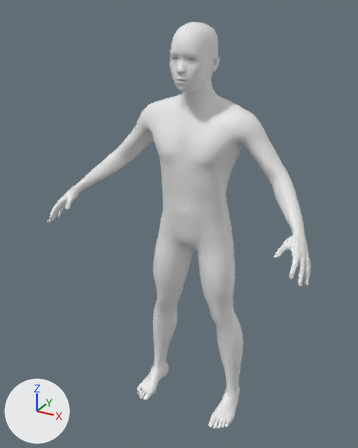
An edit to the glTF model public/surfer/male.glb, drawn before and after from the same camera.
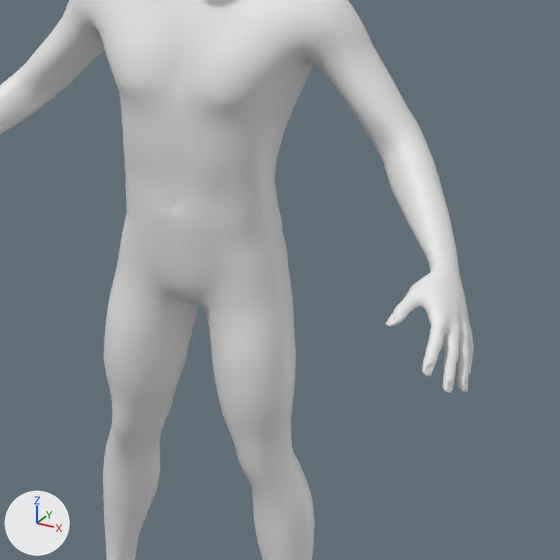
The first picture shows the older version from a camera (50 mm lens) standing at (0.907, -1.831, 1.834) and looking at (-0.039, -0.112, 0.974). The close-ups show the older and then the newer version on the part from 30% to 97% of the width and 26% to 80% of the height of that picture. Only the edits that show in the close-ups are written down. The axes (+X, +Y, +Z) are drawn at lower left. The lights are the same throughout. The close-ups show mesh edges as thin lines.

Names of what the first close-up shows: 'male_body'.
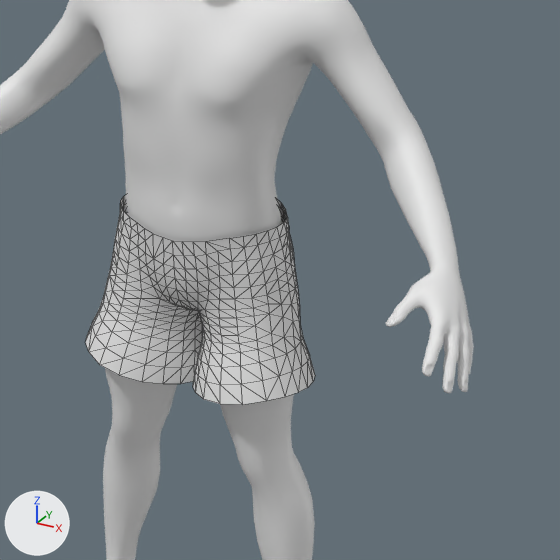
Changed parts and their boxes [x1, y1, x2, y2] in the close-ups (560 x 560 px):
'male_boardies', added
    after: [85, 195, 315, 405]

The change, as a list of edits to the scene's bpy script:
```text
Add mat_boardies:
    mat_boardies = principled_material('boardies')
    mat_boardies.base_color = (0.8, 0.8, 0.8)  # white #e7e7e7
Add me_base_001:
    me_base_001.from_pydata(...)  # 633 vertices, 1185 faces; spans x -0.236..0.236, y -0.165..0.111, z 0.672..1.044
    me_base_001.materials.append(mat_boardies)  # white #e7e7e7
Add ob_male_boardies:
    ob_male_boardies = bpy.data.objects.new('male_boardies', me_base_001)
    ob_male_boardies.location = (0.0, 0.0, 0.0)
```
